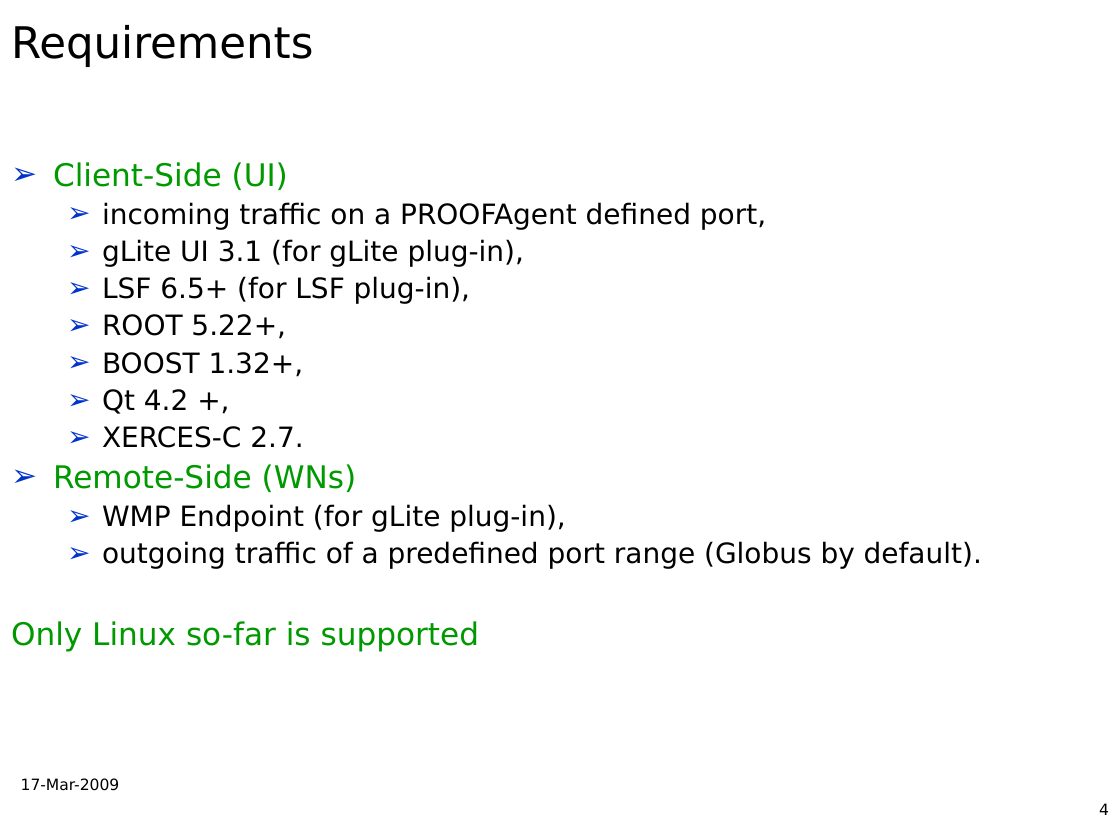
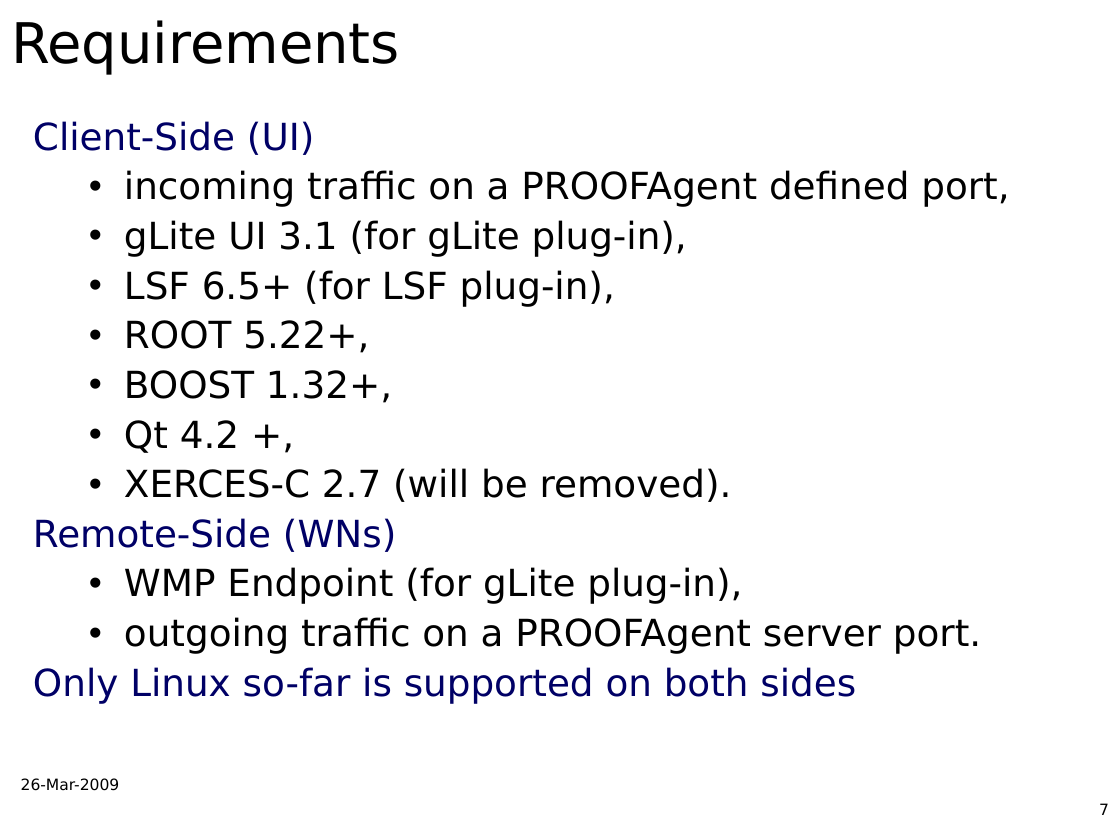
Before and after one commit to AnarManafov/PoDDocumentation, a slide deck: slide 7 of CHEP/CHEP2009/CHEP2009-PoD-AnarManafov.ppt (slide 4 before the commit). Drawn at 1120x840 pixels with LibreOffice and Linux fonts; fonts in the diff are those of the drawing; background and template pictures are left out. Boxes give left, top, right and bottom in pixels: in the first picture for what was removed or moved away, otherwise in the second. Text is boxed around its words. In the diff, an @@ line names an element or a change of style, - is before the commit and + after.

```diff
--- a/CHEP/CHEP2009/CHEP2009-PoD-AnarManafov.ppt
+++ b/CHEP/CHEP2009/CHEP2009-PoD-AnarManafov.ppt
@@ title "Requirements" at box(11, 20, 400, 75): size 28 to 36 pt @@
@@ text "Client-Side (UI)": place and size @@
-text "Client-Side (UI)" at box(11, 162, 982, 652)
+text "Client-Side (UI)" at box(33, 121, 1009, 704)
@@ text at box(33, 121, 1009, 604): size 20 to 24 pt, text colour #009900 to #000066 in "Client-Side (UI)", "Remote-Side (WNs)"; size 18 to 24 pt in "incoming traffic on a PROOFAgent defined port,", "gLite UI 3.1 (for gLite plug-in),", "LSF 6.5+ (for LSF plug-in),", "ROOT 5.22+," and 3 more places; bullet ➢ to none; more space between paragraphs; bullet ➢ to •; bullet colour #0033CC to #000000 @@
@@ text at box(124, 468, 732, 502): text changed; size 18 to 24 pt @@
-  ➢ XERCES-C 2.7.
+  • XERCES-C 2.7 (will be removed).
@@ text at box(33, 617, 981, 704): text changed; size 18 to 24 pt @@
-  ➢ outgoing traffic of a predefined port range (Globus by default).
-Only Linux so-far is supported
+  • outgoing traffic on a PROOFAgent server port.
+Only Linux so-far is supported on both sides
@@ text at box(21, 778, 120, 791): text changed @@
-17-Mar-2009
+26-Mar-2009
@@ page number at box(1099, 803, 1109, 815): text changed @@
-4
+7
```
Also in this commit, not shown: 9 other slides changed.
